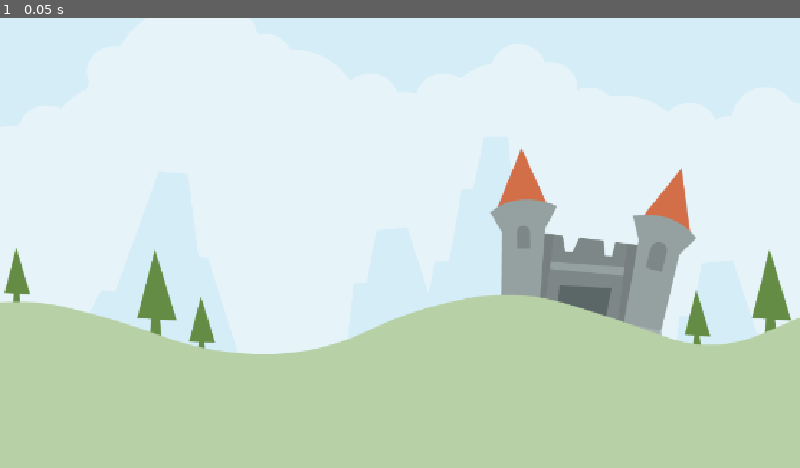
Above: before the commit, frame 1.
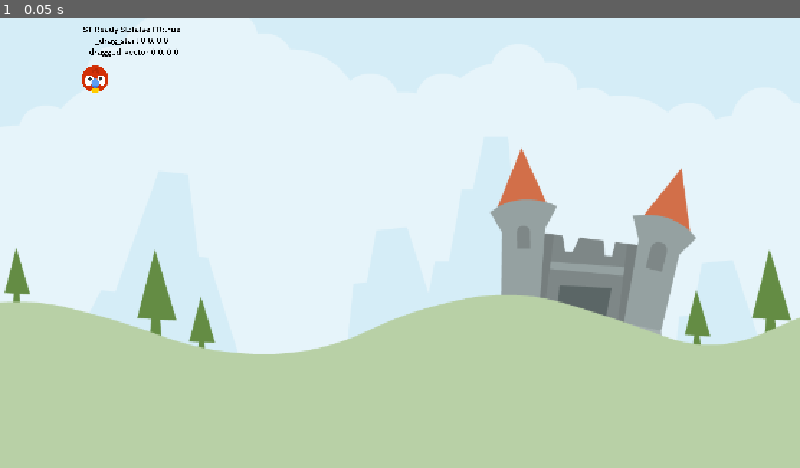
Above: after the commit, the same moment.

Repository: deanglane/angry-animals
Game: Godot game, scene res://Scenes/LevelBase/LevelBase.tscn
The game is run twice, just before and just after one commit, with the same random seed, the same clock (stepped at 60 frames per second) and the same inputs.
Inputs:
- Up to frame 1 (0.05 s): no input

The runs differ from the first frame. In frame 1, 0.3% of the frame differs, in the area x 10-23%, y 2-17%.

Commit message:
Added a debug label with state and properties

Diff:
--- /dev/null
+++ b/Scenes/Animal/Animal.gd
@@ -0,0 +1,57 @@
+extends RigidBody2D
+
+class_name Animal
+
+# enum constanats States
+enum AnimalState { Ready, Drag, Release }
+
+@onready var arrow: Sprite2D = $Arrow
+@onready var debug_label: Label = $DebugLabel
+@onready var stretch_sound: AudioStreamPlayer2D = $StretchSound
+@onready var launch_sound: AudioStreamPlayer2D = $LaunchSound
+@onready var kick_sound: AudioStreamPlayer2D = $KickSound
+
+var _state: AnimalState = AnimalState.Ready # State
+var _start: Vector2 = Vector2.ZERO # start posistion
+var _drag_start: Vector2 = Vector2.ZERO # Drag from start position
+var _dragged_vector: Vector2 = Vector2.ZERO #
+var _arrorw_scale_x: float = 0.0 # scale from the start of the arrow
+
+
+# Called when the node enters the scene tree for the first time.
+func _ready() -> void:
+	setup()
+
+func setup() -> void:
+	_arrorw_scale_x = arrow.scale.x
+	print("_arrorw_scale_x ",_arrorw_scale_x)
+	arrow.hide()
+	_start = position
+	print("_start ",_start)
+
+
+func _physics_process(delta: float) -> void:
+	update_debug_label()
+
+func update_debug_label() -> void:
+	var ds: String = "ST:%s SL:%s FR:%s\n" % [
+		AnimalState.keys()[_state], sleeping, freeze
+	]
+	ds += "_drag_start %.1f, %.1f\n" % [_drag_start.x, _drag_start.y]
+	ds += "_dragged_vector %.1f, %.1f" % [_dragged_vector.x, _dragged_vector.y]
+	debug_label.text = ds
+
+func _on_input_event(viewport: Node, event: InputEvent, shape_idx: int) -> void:
+	pass # Replace with function body.
+
+
+func _on_visible_on_screen_notifier_2d_screen_exited() -> void:
+	pass # Replace with function body.
+
+
+func _on_sleeping_state_changed() -> void:
+	pass # Replace with function body.
+
+
+func _on_body_entered(body: Node) -> void:
+	pass # Replace with function body.
--- /dev/null
+++ b/Scenes/Animal/Animal.tscn
@@ -0,0 +1,65 @@
+[gd_scene load_steps=10 format=3 uid="uid://bwfdsr4jlrmph"]
+
+[ext_resource type="Texture2D" uid="uid://b6rkpm24ese8" path="res://assets/player/parrot.png" id="1_qtpp4"]
+[ext_resource type="Script" uid="uid://cnsb707h4jd4o" path="res://Scenes/Animal/Animal.gd" id="1_x85cc"]
+[ext_resource type="AudioStream" uid="uid://edu8e4pgxcnb" path="res://assets/audio/stretch2.ogg" id="3_5swx0"]
+[ext_resource type="AudioStream" uid="uid://d0dl5nb4b611t" path="res://assets/audio/catapult.ogg" id="4_fsxl2"]
+[ext_resource type="AudioStream" uid="uid://2a65n34xyfu" path="res://assets/audio/kick_wood.ogg" id="5_dl82p"]
+[ext_resource type="Texture2D" uid="uid://c50w56386h7be" path="res://assets/items/arrow.png" id="6_pf3qi"]
+
+[sub_resource type="PhysicsMaterial" id="PhysicsMaterial_x85cc"]
+bounce = 0.2
+
+[sub_resource type="CircleShape2D" id="CircleShape2D_vqphk"]
+radius = 19.026299
+
+[sub_resource type="LabelSettings" id="LabelSettings_756cb"]
+font_size = 96
+font_color = Color(0, 0, 0, 1)
+
+[node name="Animal" type="RigidBody2D"]
+input_pickable = true
+physics_material_override = SubResource("PhysicsMaterial_x85cc")
+freeze = true
+contact_monitor = true
+max_contacts_reported = 1
+script = ExtResource("1_x85cc")
+
+[node name="Parrot" type="Sprite2D" parent="."]
+scale = Vector2(0.15, 0.15)
+texture = ExtResource("1_qtpp4")
+
+[node name="Arrow" type="Sprite2D" parent="."]
+scale = Vector2(0.3, 0.3)
+texture = ExtResource("6_pf3qi")
+offset = Vector2(150, 0)
+
+[node name="CollisionShape2D" type="CollisionShape2D" parent="."]
+shape = SubResource("CircleShape2D_vqphk")
+
+[node name="DebugLabel" type="Label" parent="."]
+offset_left = -17.0
+offset_top = -80.0
+offset_right = 272.0
+offset_bottom = 52.0
+scale = Vector2(0.12169853, 0.12057695)
+text = "debug"
+label_settings = SubResource("LabelSettings_756cb")
+horizontal_alignment = 1
+vertical_alignment = 1
+
+[node name="StretchSound" type="AudioStreamPlayer2D" parent="."]
+stream = ExtResource("3_5swx0")
+
+[node name="LaunchSound" type="AudioStreamPlayer2D" parent="."]
+stream = ExtResource("4_fsxl2")
+
+[node name="KickSound" type="AudioStreamPlayer2D" parent="."]
+stream = ExtResource("5_dl82p")
+
+[node name="VisibleOnScreenNotifier2D" type="VisibleOnScreenNotifier2D" parent="."]
+
+[connection signal="body_entered" from="." to="." method="_on_body_entered"]
+[connection signal="input_event" from="." to="." method="_on_input_event"]
+[connection signal="sleeping_state_changed" from="." to="." method="_on_sleeping_state_changed"]
+[connection signal="screen_exited" from="VisibleOnScreenNotifier2D" to="." method="_on_visible_on_screen_notifier_2d_screen_exited"]
--- a/Scenes/LevelBase/LevelBase.tscn
+++ b/Scenes/LevelBase/LevelBase.tscn
@@ -1,6 +1,7 @@
-[gd_scene load_steps=2 format=3 uid="uid://6kmgis52vuu7"]
+[gd_scene load_steps=3 format=3 uid="uid://6kmgis52vuu7"]
 
 [ext_resource type="Texture2D" uid="uid://bxb6rjenwxhd3" path="res://assets/scene/colored_castle.png" id="1_5ufo3"]
+[ext_resource type="PackedScene" uid="uid://bwfdsr4jlrmph" path="res://Scenes/Animal/Animal.tscn" id="2_bgw71"]
 
 [node name="LevelBase" type="Node2D"]
 
@@ -9,3 +10,6 @@
 scale = Vector2(1.20898, 1.20898)
 texture = ExtResource("1_5ufo3")
 centered = false
+
+[node name="Animal" parent="." instance=ExtResource("2_bgw71")]
+position = Vector2(137, 88)
--- /dev/null
+++ b/Scenes/Test/Test.tscn
@@ -0,0 +1,157 @@
+[gd_scene load_steps=13 format=3 uid="uid://c2lg1bhptrvf5"]
+
+[ext_resource type="Texture2D" uid="uid://cfa1h20cd4g6k" path="res://assets/env/elementStone025.png" id="1_dr6pc"]
+[ext_resource type="Texture2D" uid="uid://fdno3ur41bwt" path="res://icon.svg" id="2_wjuvt"]
+[ext_resource type="Texture2D" uid="uid://f3m0cmaucarq" path="res://assets/env/elementWood015.png" id="3_1h1h0"]
+
+[sub_resource type="RectangleShape2D" id="RectangleShape2D_wjuvt"]
+size = Vector2(20, 677)
+
+[sub_resource type="PhysicsMaterial" id="PhysicsMaterial_kptja"]
+
+[sub_resource type="RectangleShape2D" id="RectangleShape2D_dr6pc"]
+size = Vector2(1132, 17)
+
+[sub_resource type="CircleShape2D" id="CircleShape2D_1h1h0"]
+radius = 32.0
+
+[sub_resource type="PhysicsMaterial" id="PhysicsMaterial_1h1h0"]
+
+[sub_resource type="PhysicsMaterial" id="PhysicsMaterial_43i24"]
+bounce = 0.8
+
+[sub_resource type="RectangleShape2D" id="RectangleShape2D_kptja"]
+size = Vector2(520, 12)
+
+[sub_resource type="RectangleShape2D" id="RectangleShape2D_1h1h0"]
+size = Vector2(14, 32)
+
+[sub_resource type="CircleShape2D" id="CircleShape2D_43i24"]
+radius = 16.0
+
+[node name="Test" type="Node2D"]
+
+[node name="StaticBody2D" type="StaticBody2D" parent="."]
+position = Vector2(9, 0)
+
+[node name="Sprite2D" type="Sprite2D" parent="StaticBody2D"]
+position = Vector2(-0.49999905, 278.5)
+scale = Vector2(0.24285713, 3.5318182)
+texture = ExtResource("1_dr6pc")
+
+[node name="CollisionShape2D" type="CollisionShape2D" parent="StaticBody2D"]
+position = Vector2(0, 328.5)
+shape = SubResource("RectangleShape2D_wjuvt")
+
+[node name="StaticBody2D2" type="StaticBody2D" parent="."]
+position = Vector2(1143, 0)
+
+[node name="Sprite2D" type="Sprite2D" parent="StaticBody2D2"]
+position = Vector2(-0.49999905, 278.5)
+scale = Vector2(0.24285713, 3.5318182)
+texture = ExtResource("1_dr6pc")
+
+[node name="CollisionShape2D" type="CollisionShape2D" parent="StaticBody2D2"]
+position = Vector2(0, 328.5)
+shape = SubResource("RectangleShape2D_wjuvt")
+
+[node name="Floor" type="StaticBody2D" parent="."]
+position = Vector2(587, 361)
+physics_material_override = SubResource("PhysicsMaterial_kptja")
+
+[node name="Sprite2D" type="Sprite2D" parent="Floor"]
+position = Vector2(-5.499977, 278.5)
+rotation = 1.5707964
+scale = Vector2(0.24285713, 5.181818)
+texture = ExtResource("1_dr6pc")
+
+[node name="CollisionShape2D" type="CollisionShape2D" parent="Floor"]
+position = Vector2(0, 278.5)
+shape = SubResource("RectangleShape2D_dr6pc")
+
+[node name="Ceiling" type="StaticBody2D" parent="."]
+position = Vector2(587, -272)
+physics_material_override = SubResource("PhysicsMaterial_kptja")
+
+[node name="Sprite2D" type="Sprite2D" parent="Ceiling"]
+position = Vector2(-5.499977, 278.5)
+rotation = 1.5707964
+scale = Vector2(0.24285713, 5.181818)
+texture = ExtResource("1_dr6pc")
+
+[node name="CollisionShape2D" type="CollisionShape2D" parent="Ceiling"]
+position = Vector2(0, 278.5)
+shape = SubResource("RectangleShape2D_dr6pc")
+
+[node name="weight" type="RigidBody2D" parent="."]
+position = Vector2(350, 98)
+mass = 50.0
+
+[node name="Sprite2D" type="Sprite2D" parent="weight"]
+scale = Vector2(0.5, 0.5)
+texture = ExtResource("2_wjuvt")
+
+[node name="CollisionShape2D" type="CollisionShape2D" parent="weight"]
+shape = SubResource("CircleShape2D_1h1h0")
+
+[node name="RigidBody2D3" type="RigidBody2D" parent="."]
+position = Vector2(97, 102)
+physics_material_override = SubResource("PhysicsMaterial_1h1h0")
+
+[node name="Sprite2D" type="Sprite2D" parent="RigidBody2D3"]
+scale = Vector2(0.5, 0.5)
+texture = ExtResource("2_wjuvt")
+
+[node name="CollisionShape2D" type="CollisionShape2D" parent="RigidBody2D3"]
+shape = SubResource("CircleShape2D_1h1h0")
+
+[node name="Label" type="Label" parent="RigidBody2D3"]
+offset_left = -18.0
+offset_top = -65.0
+offset_right = 24.0
+offset_bottom = -42.0
+text = "Label"
+
+[node name="canon" type="RigidBody2D" parent="."]
+position = Vector2(753, 554)
+physics_material_override = SubResource("PhysicsMaterial_43i24")
+
+[node name="Sprite2D" type="Sprite2D" parent="canon"]
+scale = Vector2(0.5, 0.5)
+texture = ExtResource("2_wjuvt")
+
+[node name="CollisionShape2D" type="CollisionShape2D" parent="canon"]
+shape = SubResource("CircleShape2D_1h1h0")
+
+[node name="Plank" type="RigidBody2D" parent="."]
+position = Vector2(-1, 46)
+
+[node name="Sprite2D" type="Sprite2D" parent="Plank"]
+position = Vector2(558, 547.00006)
+scale = Vector2(2.3636363, 0.17142858)
+texture = ExtResource("3_1h1h0")
+
+[node name="End" type="Sprite2D" parent="Plank"]
+position = Vector2(812, 529.00006)
+scale = Vector2(0.06818157, 0.47142857)
+texture = ExtResource("3_1h1h0")
+
+[node name="CollisionShape2D" type="CollisionShape2D" parent="Plank"]
+position = Vector2(558, 547)
+shape = SubResource("RectangleShape2D_kptja")
+
+[node name="EndCol" type="CollisionShape2D" parent="Plank"]
+position = Vector2(812, 529)
+shape = SubResource("RectangleShape2D_1h1h0")
+
+[node name="Pivot" type="RigidBody2D" parent="."]
+position = Vector2(-106, 3)
+
+[node name="Sprite2D" type="Sprite2D" parent="Pivot"]
+position = Vector2(560, 612)
+scale = Vector2(0.25, 0.25)
+texture = ExtResource("2_wjuvt")
+
+[node name="CollisionShape2D" type="CollisionShape2D" parent="Pivot"]
+position = Vector2(560, 612)
+shape = SubResource("CircleShape2D_43i24")
Not shown, added: Scenes/Animal/Animal.gd.uid
